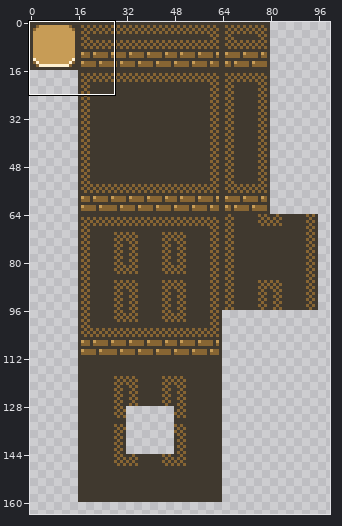
Pixel-art file: assets/sprites/Environment/Tile.aseprite. The picture above shows the old version from afar; the outline marks the close-up.
Close-up. Before the commit:
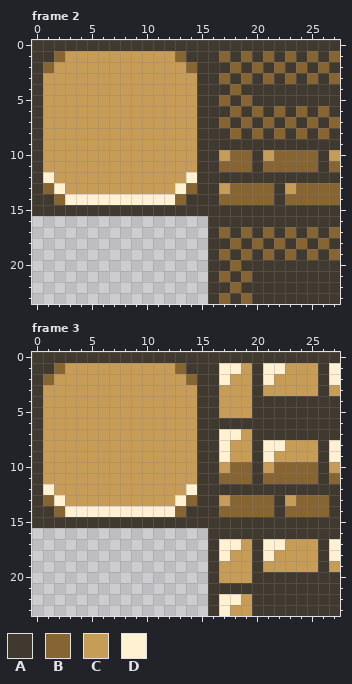
240x240 pixels, 4 frames. Shown: frame 2: x 0..27, y 0..23; frame 3: x 0..27, y 0..23. The wide view leaves out empty margins.
Palette (. is transparent): A #40392f  B #876533  C #c79c56  D #fff1d2
Pixels before, frame 2, first column x 0:
 0 AAAAAAAAAAAAAAAAAAAAAAAAAAAA
 1 AABCCCCCCCCCCBAAABABABABABAB
 2 ABCCCCCCCCCCCCBAAABABABABABA
 3 ACCCCCCCCCCCCCCAABABABABABAB
 4 ACCCCCCCCCCCCCCAAABAAAAAAAAA
 5 ACCCCCCCCCCCCCCAABABAAAAAAAA
 6 ACCCCCCCCCCCCCCAAABABABABABA
 7 ACCCCCCCCCCCCCCAABABABABABAB
 8 ACCCCCCCCCCCCCCAAABABABABABA
 9 ACCCCCCCCCCCCCCAAAAAAAAAAAAA
10 ACCCCCCCCCCCCCCAACBBACBBBBAC
11 ACCCCCCCCCCCCCCAABBBABBBBBAB
12 ADCCCCCCCCCCCCDAAAAAAAAAAAAA
13 ABDCCCCCCCCCCDBAACBBBBACBBBB
14 AABDDDDDDDDDDBAAABBBBBABBBBB
15 AAAAAAAAAAAAAAAAAAAAAAAAAAAA
16 ................AAAAAAAAAAAA
17 ................ABABABABABAB
18 ................AABABABABABA
19 ................ABABABABABAB
20 ................AABAAAAAAAAA
21 ................ABABAAAAAAAA
22 ................AABAAAAAAAAA
23 ................ABABAAAAAAAA
Pixels before, frame 3, first column x 0:
 0 AAAAAAAAAAAAAAAAAAAAAAAAAAAA
 1 AABCCCCCCCCCCBAAADDCADDCCCAD
 2 ABCCCCCCCCCCCCBAADCCADCCCCAD
 3 ACCCCCCCCCCCCCCAACCCACCCCCAC
 4 ACCCCCCCCCCCCCCAACCCAAAAAAAA
 5 ACCCCCCCCCCCCCCAACCCAAAAAAAA
 6 ACCCCCCCCCCCCCCAAAAAAAAAAAAA
 7 ACCCCCCCCCCCCCCAADDCAAAAAAAA
 8 ACCCCCCCCCCCCCCAADCCADDCCCAD
 9 ACCCCCCCCCCCCCCAADCCADCCCCAD
10 ACCCCCCCCCCCCCCAACBBACBBBBAC
11 ACCCCCCCCCCCCCCAABBBABBBBBAB
12 ADCCCCCCCCCCCCDAAAAAAAAAAAAA
13 ABDCCCCCCCCCCDBAACBBBBACBBBA
14 AABDDDDDDDDDDBAAABBBBBABBBBA
15 AAAAAAAAAAAAAAAAAAAAAAAAAAAA
16 ................AAAAAAAAAAAA
17 ................ADDCADDCCCAD
18 ................ADCCADCCCCAD
19 ................ACCCACCCCCAC
20 ................ACCCAAAAAAAA
21 ................AAAAAAAAAAAA
22 ................ADDCAAAAAAAA
23 ................ADCCAAAAAAAA
Once edited:
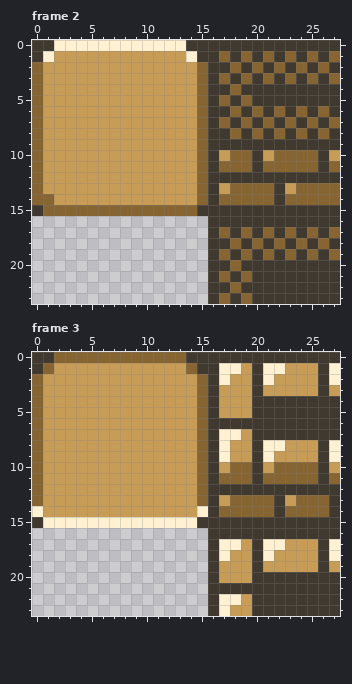
The exact change:
Frame 2:
The edit turns colour A into colour B in rows 2 to 13 at x 0 and 15; in row 14 at x 0 to 1 and 15; in row 15 at x 1 to 14.
The edit turns colour A into colour C in row 14 at x 14.
The edit turns colour B into colour C in row 1 at x 2 and 13; in row 2 at x 1 and 14; in row 13 at x 1 and 14; in row 14 at x 2 and 13.
The edit turns colour D into colour C in row 12 at x 1 and 14; in row 13 at x 2 and 13; in row 14 at x 3 to 12.
The edit turns colour A into colour D in row 0 at x 2 to 13; in row 1 at x 1 and 14.
Frame 3:
The edit turns colour A into colour B in row 0 at x 2 to 13; in row 1 at x 1 and 14; in rows 2 to 13 at x 0 and 15.
The edit turns colour A into colour C in row 14 at x 1 and 14.
The edit turns colour B into colour C in row 1 at x 2 and 13; in row 2 at x 1 and 14; in row 13 at x 1 and 14; in row 14 at x 2 and 13.
The edit turns colour D into colour C in row 12 at x 1 and 14; in row 13 at x 2 and 13; in row 14 at x 3 to 12.
The edit turns colour A into colour D in row 14 at x 0 and 15; in row 15 at x 1 to 14.
Where, in picture pixels (left, top, right, bottom), the same in both close-ups:
changed: (32, 40, 208, 216)
changed: (32, 352, 208, 528)
